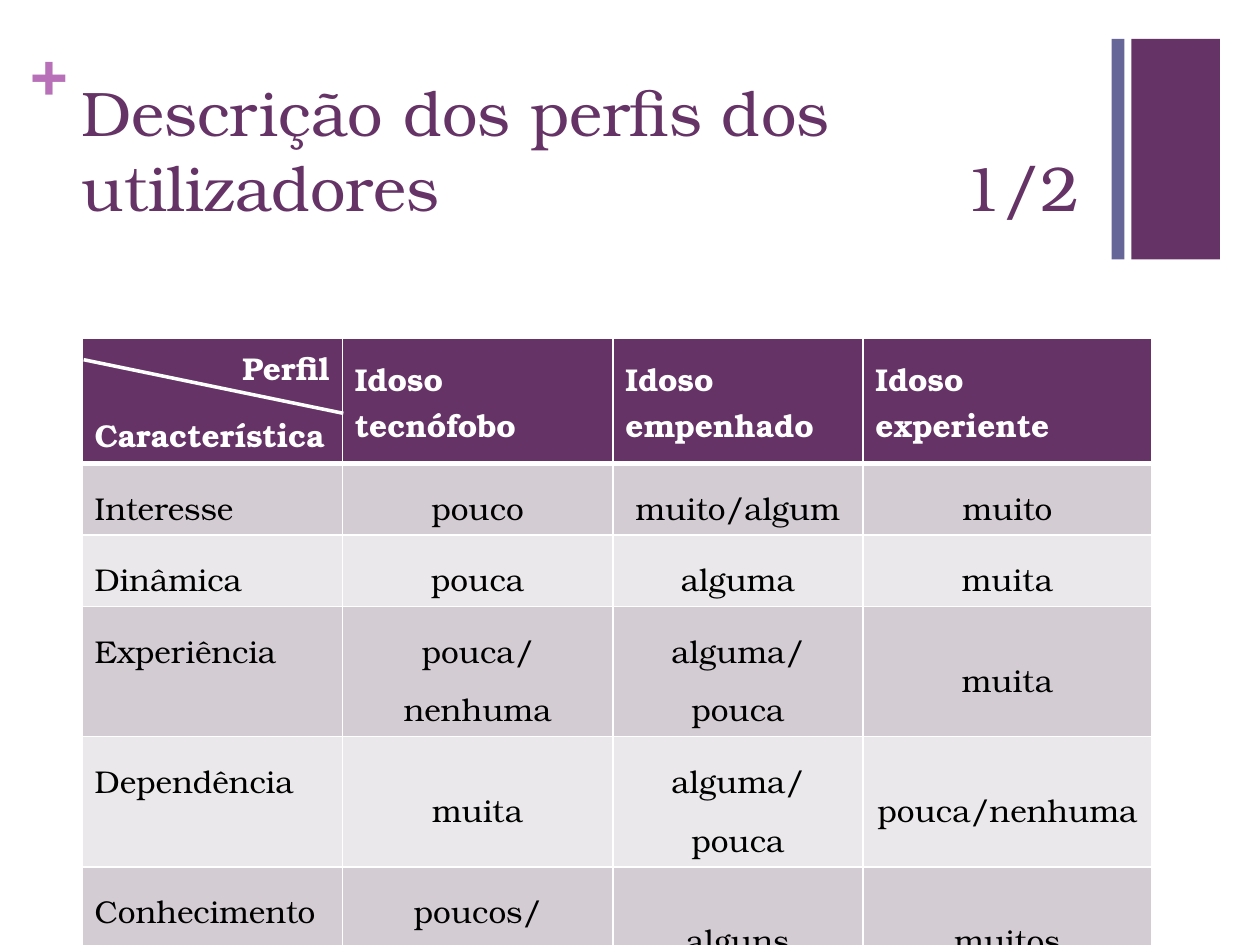
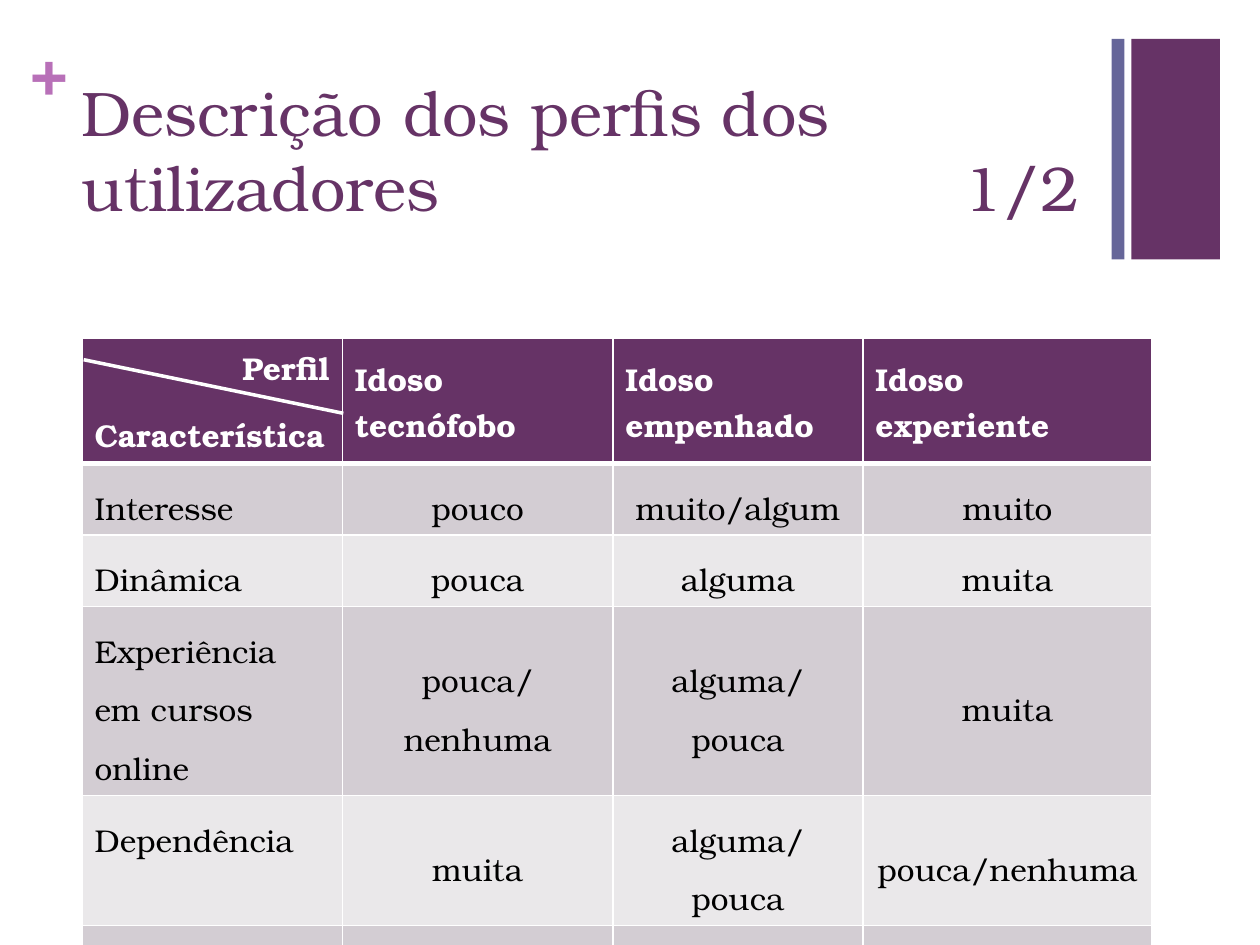
Before and after one commit to carboned4/C_C_U-2015-10, a slide deck: slide 4 of Apresentação - Lab01.pptx. Drawn at 1260x945 pixels with LibreOffice and Linux fonts; fonts in the diff are those of the drawing. Boxes give left, top, right and bottom in pixels: in the first picture for what was removed or moved away, otherwise in the second. Text is boxed around its words. In the diff, an @@ line names an element or a change of style, - is before the commit and + after.

```diff
--- a/Apresentação - Lab01.pptx
+++ b/Apresentação - Lab01.pptx
@@ table at (x1=82, y1=339, x2=1153, y2=922) @@
-row 4, column 1: Experiência
+row 4, column 1: Experiência em cursos online
```
Also in this commit, not shown: 1 other slide changed.
